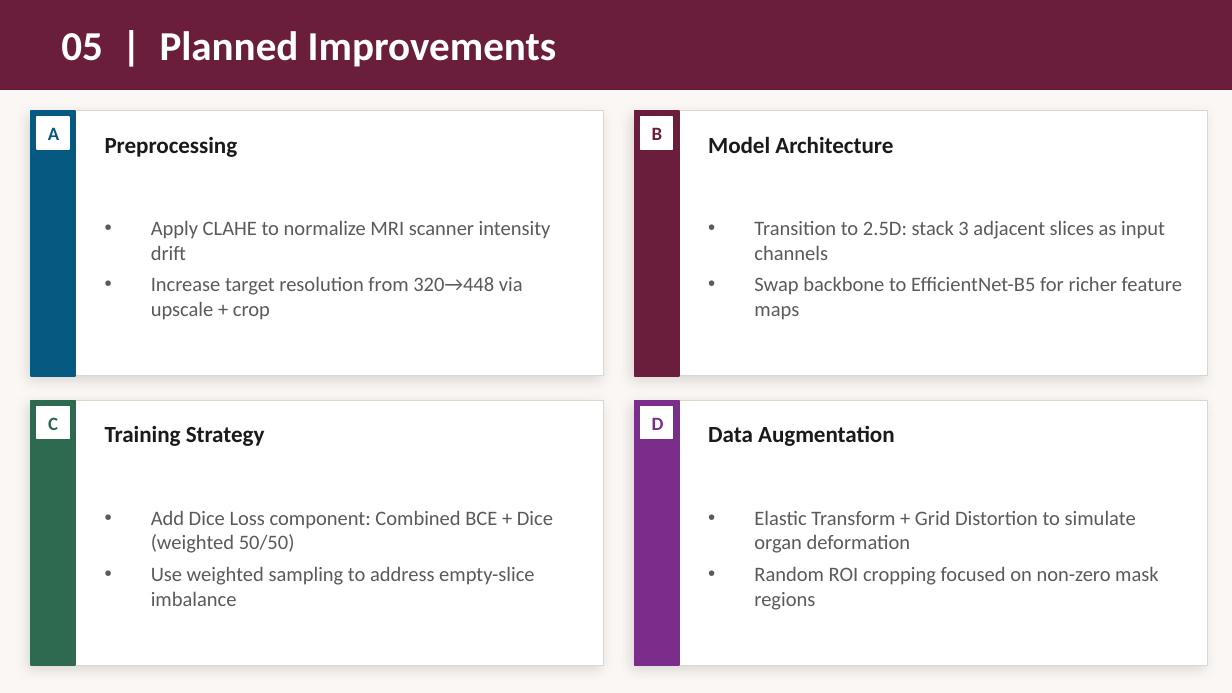
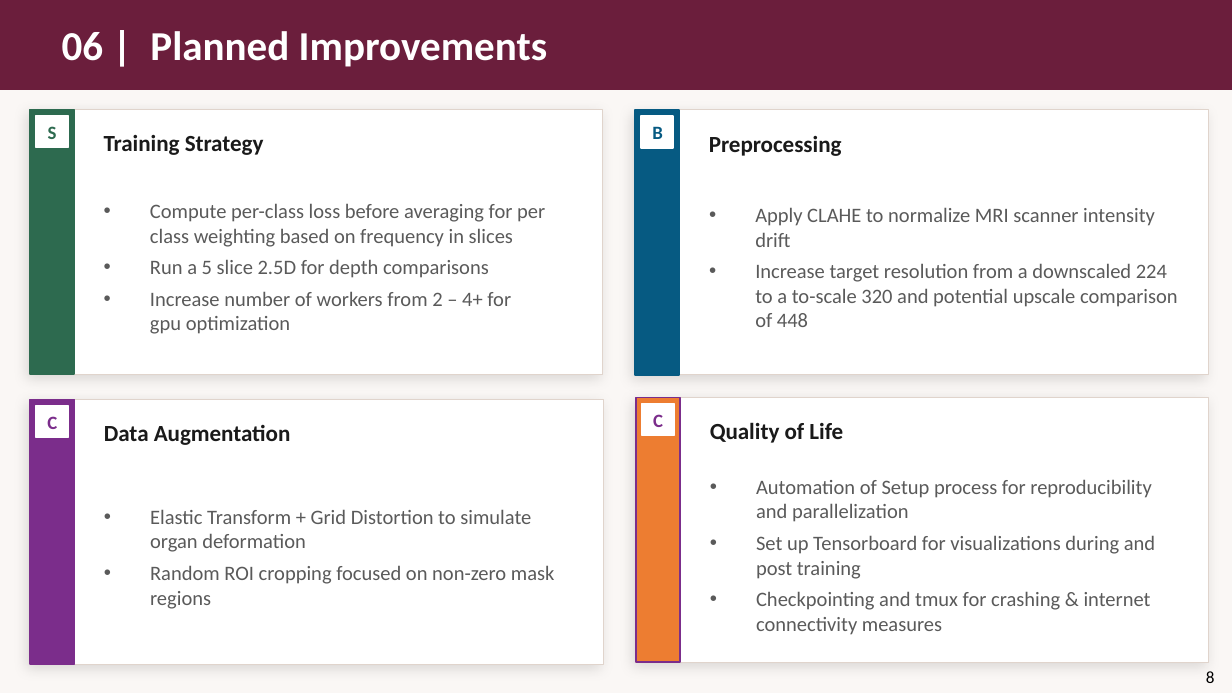
Before and after one commit to William-Ohonba/DS_Health_UWM_Project, a slide deck: slide 8 of presentations/Presentation3_GI_Segmentation.pptx (slide 7 before the commit). Drawn at 1232x693 pixels with LibreOffice and Linux fonts; fonts in the diff are those of the drawing. Boxes give left, top, right and bottom in pixels: in the first picture for what was removed or moved away, otherwise in the second. Text is boxed around its words. In the diff, an @@ line names an element or a change of style, - is before the commit and + after.

```diff
--- a/presentations/Presentation3_GI_Segmentation.pptx
+++ b/presentations/Presentation3_GI_Segmentation.pptx
@@ text at (62,31,547,67): text changed @@
-05 | Planned Improvements
+06 | Planned Improvements
@@ 3 rectangles, 1 text: place and size @@
-3 rectangles, 1 text at (31,400,604,665)
+3 rectangles, 1 text at (30,110,602,375)
@@ rectangle removed at (634,111,679,376) @@
@@ text "B" at (652,126,663,139): text colour #6B1E3C to #065A82 @@
@@ text removed at (48,127,59,140) @@
-A
@@ text added at (48,126,57,139), 11 pt, text #2D6A4F, bold @@
+S
@@ text removed at (708,136,893,153) @@
-Model Architecture
@@ 3 rectangles, 2 texts: place and size @@
-3 rectangles, 2 texts at (31,111,604,376)
+3 rectangles, 2 texts at (636,110,1209,375)
@@ text added at (150,203,545,334), 12 pt, text #5A5A5A @@
+• Compute per-class loss before averaging for per class weighting based on frequency in slices
+• Run a 5 slice 2.5D for depth comparisons
+• Increase number of workers from 2 – 4+ for gpu optimization
@@ text removed at (754,220,1182,320) @@
-• Transition to 2.5D: stack 3 adjacent slices as input channels
-• Swap backbone to EfficientNet-B5 for richer feature maps
@@ text at (755,263,1178,327): text changed @@
-• Increase target resolution from 320→448 via upscale + crop
+• Increase target resolution from a downscaled 224 to a to-scale 320 and potential upscale comparison of 448
@@ text "C" at (47,416,57,429): text colour #2D6A4F to #7B2D8B @@
@@ 3 rectangles, 2 texts: place and size @@
-3 rectangles, 2 texts at (634,400,1207,665)
+3 rectangles, 2 texts at (30,399,602,664)
@@ rectangle: place and size @@
-rectangle at (634,111,1207,376)
+rectangle at (636,398,1209,663)
@@ rectangle added at (636,398,680,663), fill #ED7D31, outline #7B2D8B 1 pt @@
@@ rectangle: place and size @@
-rectangle at (641,117,673,149)
+rectangle at (642,404,674,436)
@@ text removed at (652,417,664,430) @@
-D
@@ text added at (653,414,663,427), 11 pt, text #7B2D8B, bold @@
+C
@@ text added at (710,422,843,443), 13.5 pt, text #1A1A1A, bold @@
+Quality of Life
@@ text added at (756,479,1155,635), 12 pt, text #5A5A5A @@
+• Automation of Setup process for reproducibility and parallelization
+• Set up Tensorboard for visualizations during and post training
+• Checkpointing and tmux for crashing & internet connectivity measures
@@ text removed at (151,510,553,606) @@
-• Add Dice Loss component: Combined BCE + Dice (weighted 50/50)
-• Use weighted sampling to address empty-slice imbalance
@@ text added at (1206,671,1215,683), 10 pt, text #000000 @@
+8
```
Also in this commit, not shown: 5 other slides changed, 2 slides added, 1 slide removed.
